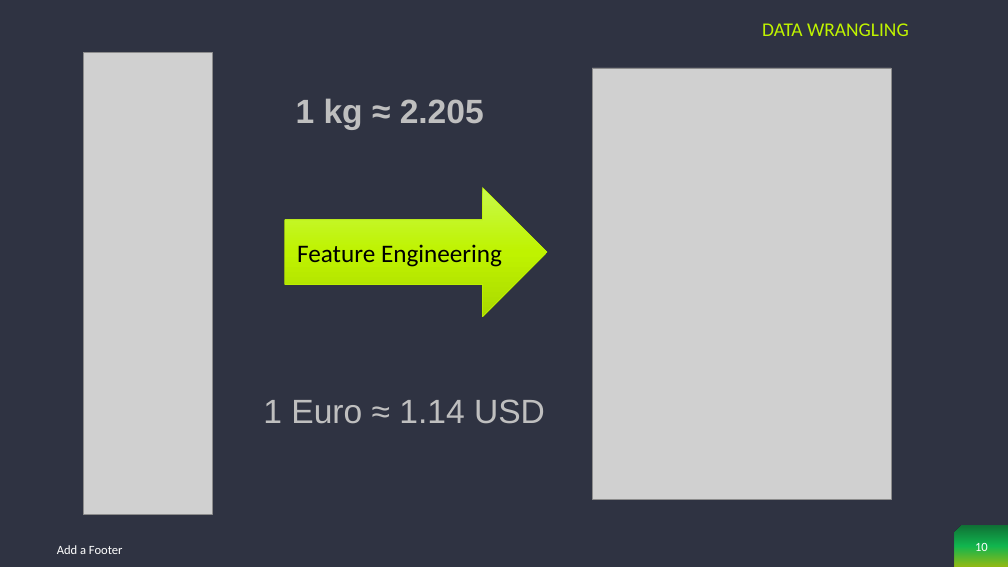
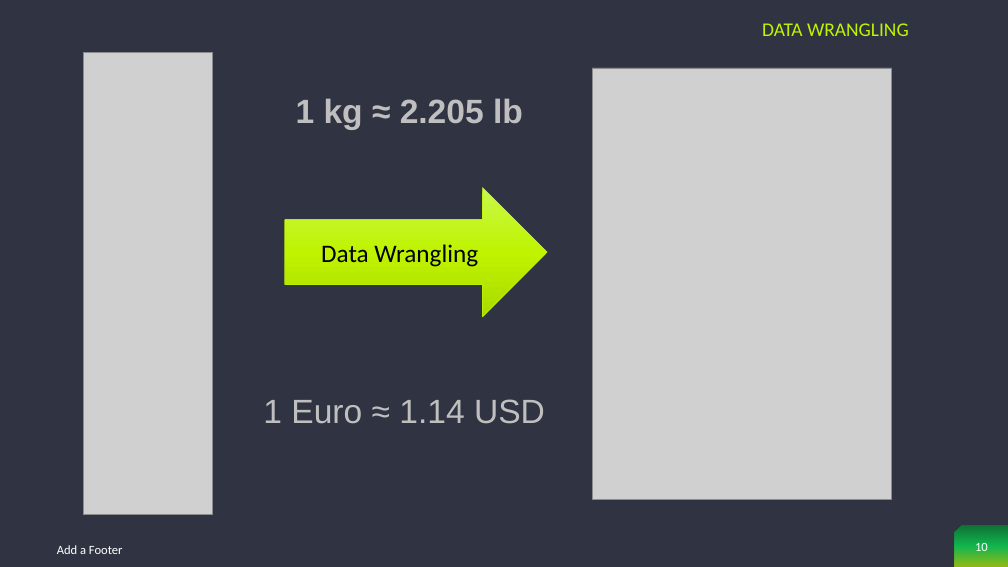
Before and after one commit to PassionateDataScientist/Laptop_price_capstone2, a slide deck: slide 10 of Laptop Price Prediction.pptx. Drawn at 1008x567 pixels with LibreOffice and Linux fonts; fonts in the diff are those of the drawing; grey boxes stand for pictures. Boxes give left, top, right and bottom in pixels: in the first picture for what was removed or moved away, otherwise in the second. Text is boxed around its words. In the diff, an @@ line names an element or a change of style, - is before the commit and + after.

```diff
--- a/Laptop Price Prediction.pptx
+++ b/Laptop Price Prediction.pptx
@@ text at box(296, 98, 523, 130): text changed @@
-1 kg ≈ 2.205
+1 kg ≈ 2.205 lb
@@ text in right arrow at box(321, 244, 478, 267): text changed @@
-Feature Engineering
+Data Wrangling
```
Also in this commit, not shown: 10 other slides changed, 4 other files.
